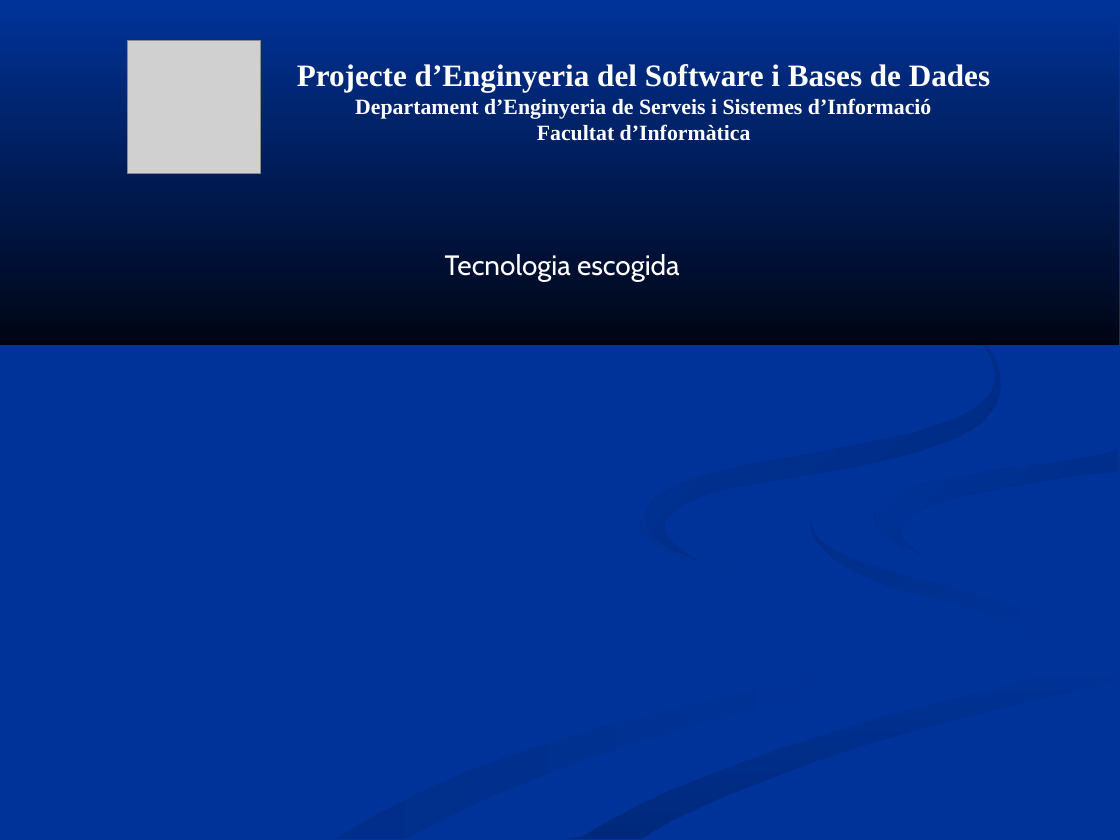
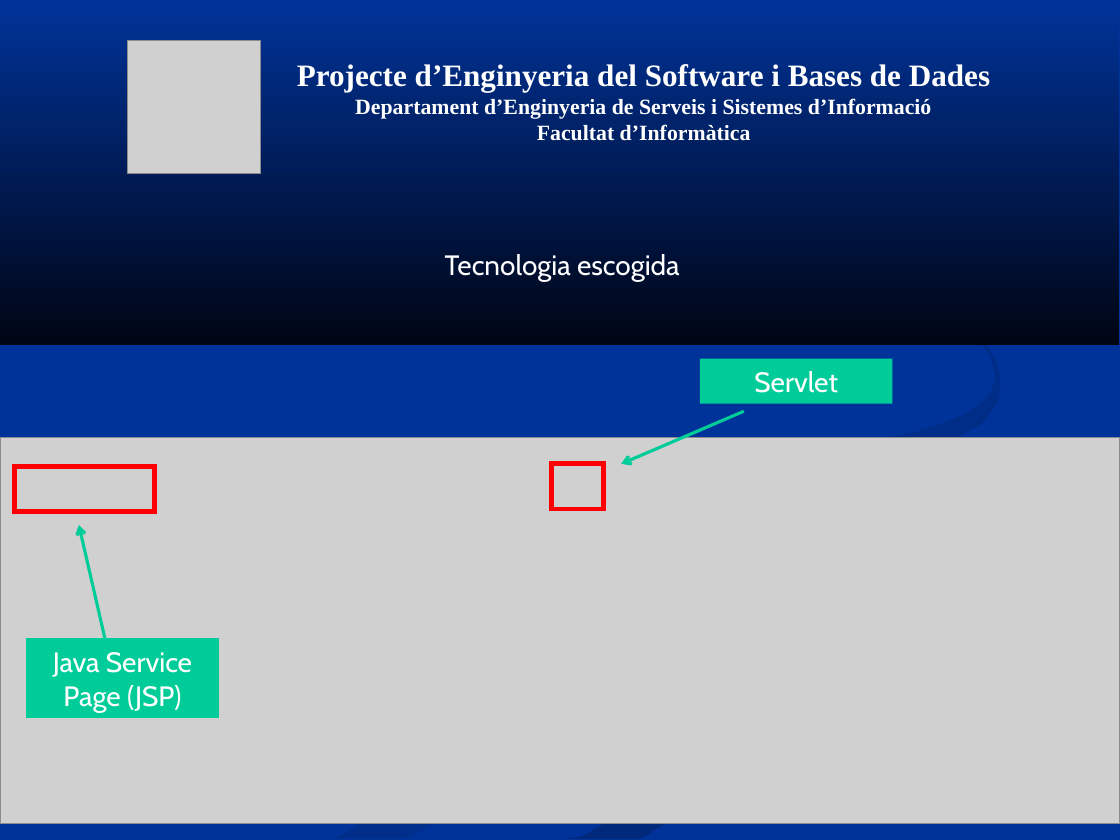
Before and after one commit to mvm9289/escfib, a slide deck: slide 13 of 0910Q2-08-E-1.0-Presentacion.ppt. Drawn at 1120x840 pixels with LibreOffice and Linux fonts; fonts in the diff are those of the drawing; grey boxes stand for pictures. Boxes give left, top, right and bottom in pixels: in the first picture for what was removed or moved away, otherwise in the second. Text is boxed around its words. In the diff, an @@ line names an element or a change of style, - is before the commit and + after.

```diff
--- a/0910Q2-08-E-1.0-Presentacion.ppt
+++ b/0910Q2-08-E-1.0-Presentacion.ppt
@@ outline redrawn in 4 elements at bbox=[336, 514, 896, 839], bbox=[563, 651, 1117, 839], bbox=[534, 433, 1119, 839], bbox=[645, 261, 1000, 560] @@
@@ rectangle added at bbox=[700, 358, 893, 403], fill #00CC99, 18 pt, text #FFFFFF @@
+Servlet
@@ arrow added from (744, 411) to (622, 464), #00CC99 2.01 pt @@
@@ picture added at bbox=[0, 438, 1120, 824] @@
@@ rectangle added at bbox=[15, 466, 155, 511], outline #FF0000 3 pt @@
@@ rectangle added at bbox=[551, 464, 604, 508], outline #FF0000 3 pt @@
@@ freeform shape removed at bbox=[875, 450, 1117, 556] @@
@@ arrow added from (105, 638) to (78, 525), #00CC99 2.01 pt @@
@@ freeform shape removed at bbox=[811, 520, 1055, 678] @@
@@ rectangle added at bbox=[26, 638, 218, 717], fill #00CC99, outline #00CC99 0.74 pt, 18 pt, text #FFFFFF @@
+Java Service Page (JSP)
```
Also in this commit, not shown: 20 other slides changed, 1 slide added.
